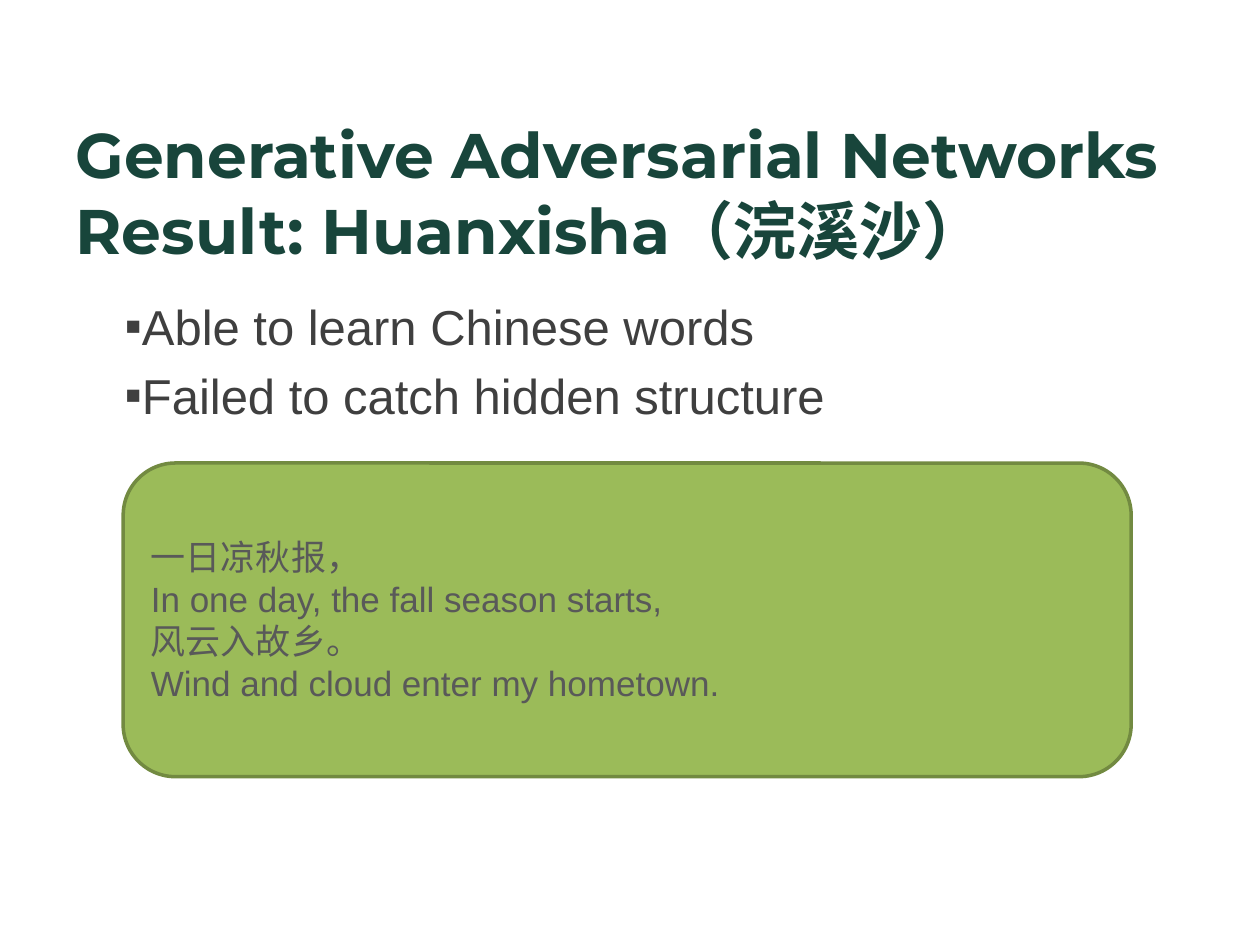
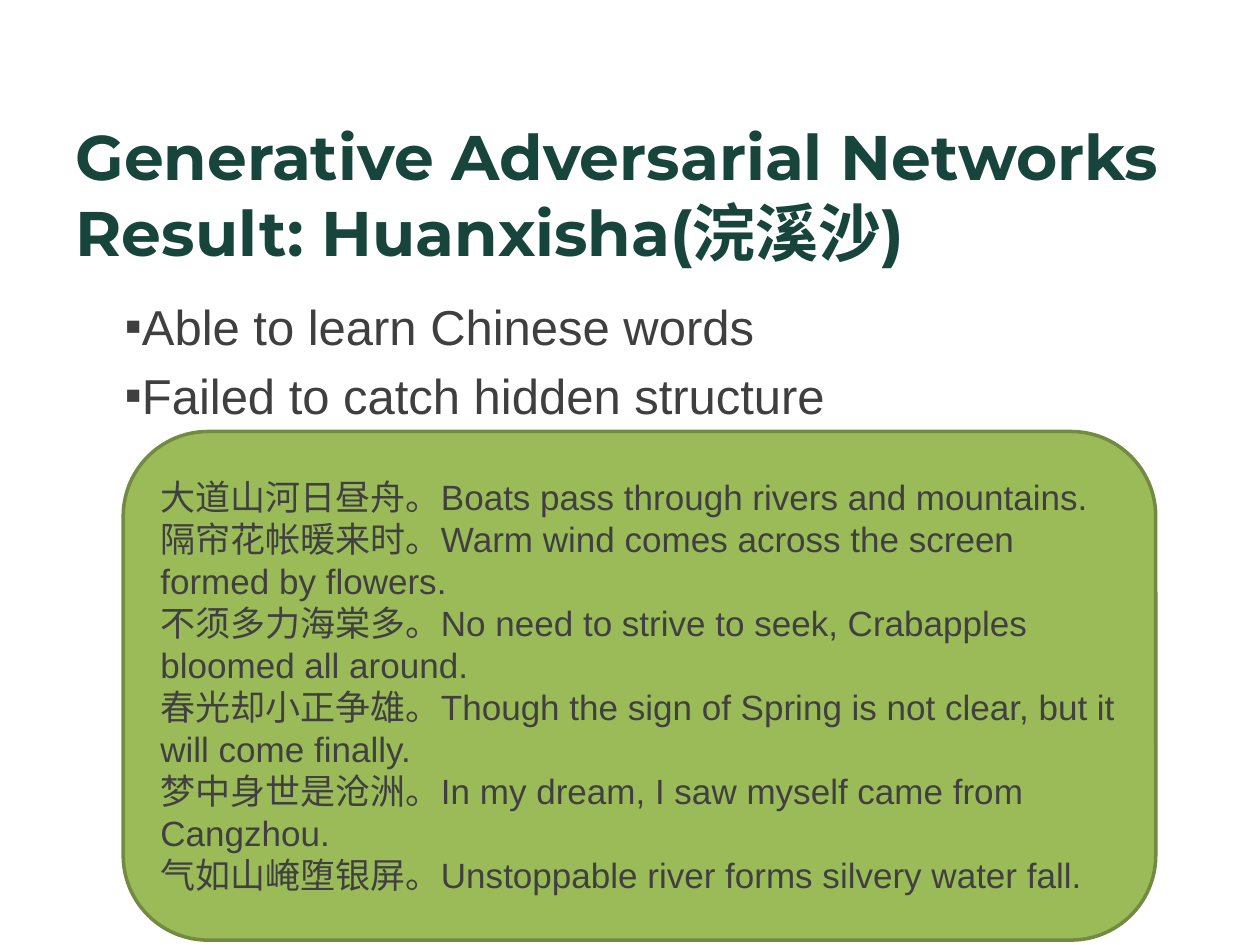
Before and after one commit to Strideradu/17spr_wang_zhu_du, a slide deck: slide 17 of Wei-GA.pptx (slide 18 before the commit). Drawn at 1260x945 pixels with LibreOffice and Linux fonts; fonts in the diff are those of the drawing; background and template pictures are left out. Boxes give left, top, right and bottom in pixels: in the first picture for what was removed or moved away, otherwise in the second. Text is boxed around its words. In the diff, an @@ line names an element or a change of style, - is before the commit and + after.

```diff
--- a/Wei-GA.pptx
+++ b/Wei-GA.pptx
@@ title at [76, 130, 1159, 269]: text changed @@
-Generative Adversarial Networks Result: Huanxisha（浣溪沙）
+Generative Adversarial Networks Result: Huanxisha(浣溪沙)
@@ rounded rectangle "大道山河日昼舟。Boats pass through rivers and ...": place and size @@
-rounded rectangle "大道山河日昼舟。Boats pass through rivers and ..." at [123, 462, 1131, 776]
+rounded rectangle "大道山河日昼舟。Boats pass through rivers and ..." at [123, 431, 1157, 940]
@@ text in rounded rectangle at [160, 480, 1114, 895]: text changed; text colour #595959 to #404040 @@
-一日凉秋报，
-In one day, the fall season starts,
-风云入故乡。
-Wind and cloud enter my hometown.
+大道山河日昼舟。Boats pass through rivers and mountains.
+隔帘花帐暖来时。Warm wind comes across the screen formed by flowers.
+不须多力海棠多。No need to strive to seek, Crabapples bloomed all around.
+春光却小正争雄。Though the sign of Spring is not clear, but it will come finally.
+梦中身世是沧洲。In my dream, I saw myself came from Cangzhou.
+气如山崦堕银屏。Unstoppable river forms silvery water fall.
```
Also in this commit, not shown: 10 other slides changed, 1 other file.
